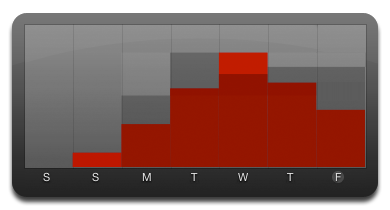
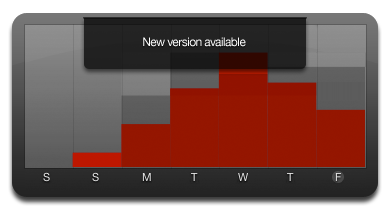
Layers edited between the first and the second 390×210 image:
added group "update" with 3 layers in group "front" over [83, 17, 307, 69]
added layer "New version available" in group "update" over [143, 37, 246, 47]
added layer "Layer 8" in group "update" over [83, 17, 307, 19]
added layer "Shape 5" (75%) in group "update" over [84, 18, 306, 69]
